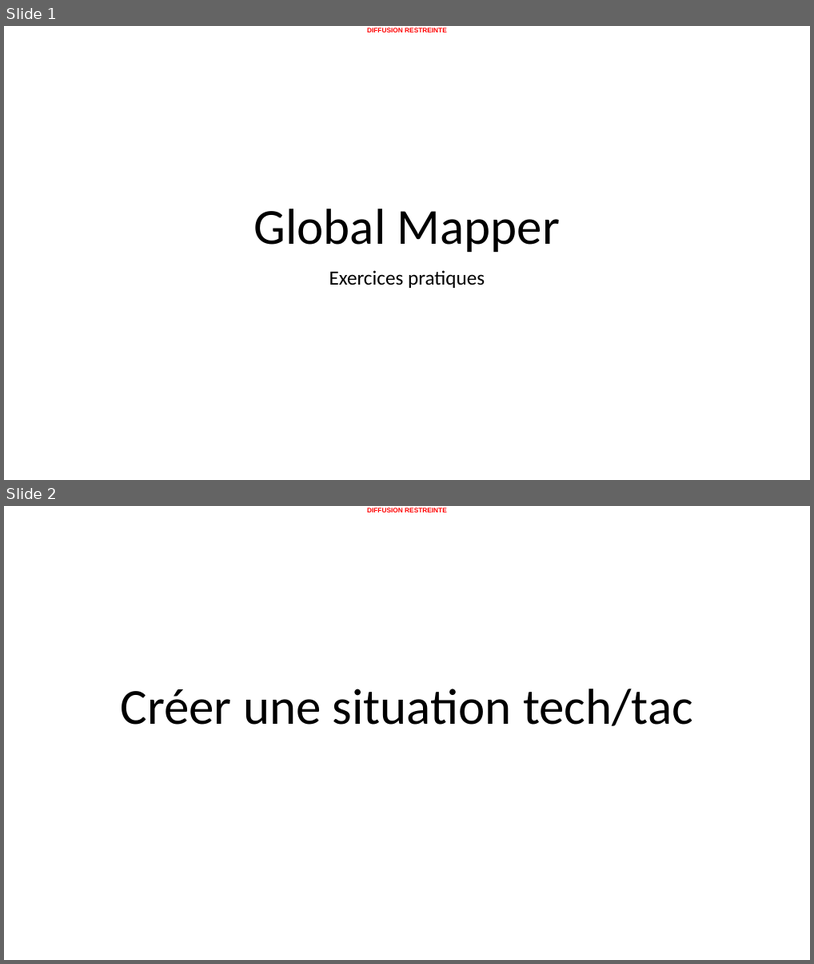
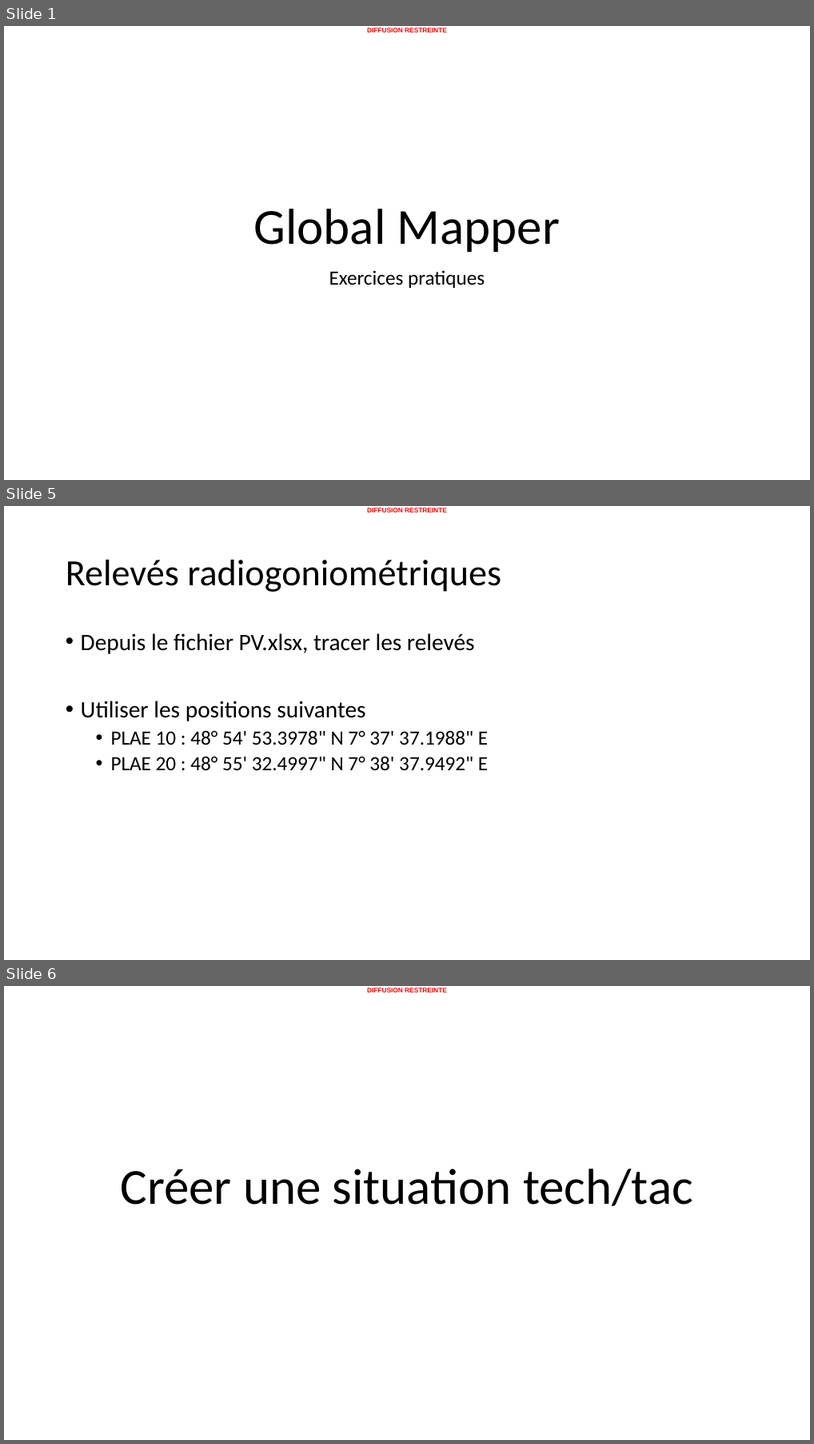
Before and after one commit to 20100dbg/OutilsGeo, a slide deck: cours/GM - Travaux pratiques - cas concrets.pptx. Shown one above the other, each under a label of ours: slides 1 and 2 before the commit, slides 1, 5 and 6 after it; the slides between them are not shown. The pictures are 814x964 and 814x1444 pixels, drawn with LibreOffice and Linux fonts; fonts in the diff are those of the drawing; background and template pictures are left out. Boxes give left, top, right and bottom in pixels: in the first picture for what was removed or moved away, otherwise in the second. Text is boxed around its words. In the diff, an @@ line names an element or a change of style, - is before the commit and + after.

```diff
--- a/cours/GM - Travaux pratiques - cas concrets.pptx
+++ b/cours/GM - Travaux pratiques - cas concrets.pptx
@@ slide 5 added at <box>4,506,810,960</box>, background #FFFFFF; not listed: 1 template element that a slide beside it also shows @@
@@ title added at <box>66,560,502,592</box>, 44 pt, text #000000 @@
+Relevés radiogoniométriques
@@ text added at <box>81,633,488,771</box>, 24 pt, text #000000 @@
+• Depuis le fichier PV.xlsx, tracer les relevés
+• Utiliser les positions suivantes
+  • PLAE 10 : 48° 54' 53.3978" N 7° 37' 37.1988" E
+  • PLAE 20 : 48° 55' 32.4997" N 7° 38' 37.9492" E
@@ what was slide 2 is now slide 6 @@
```
Also in this commit, not shown: 4 other slides added, 13 other files.
